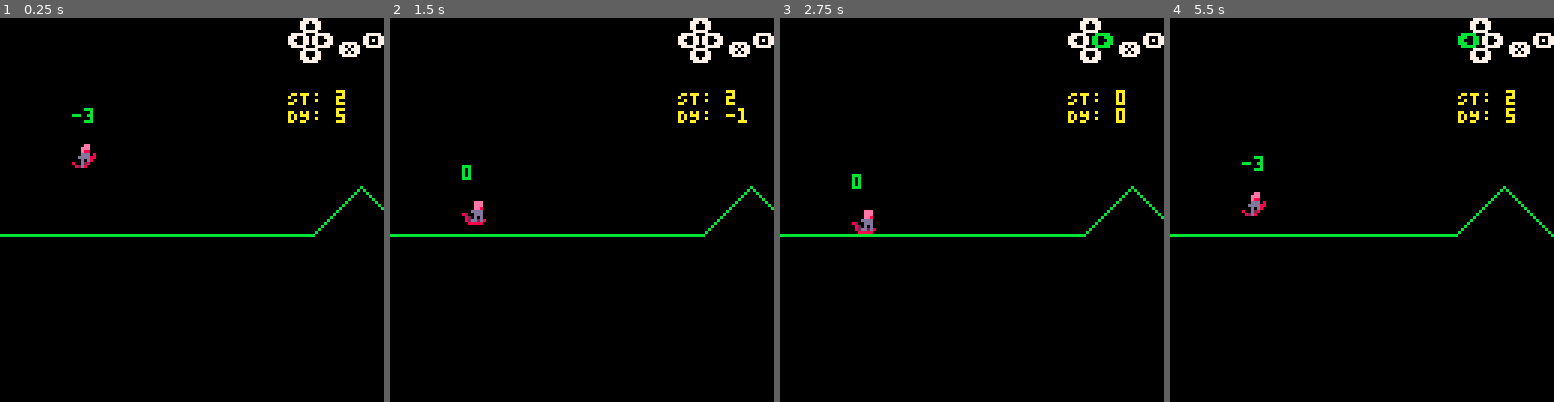
Above: before the commit, frames 1-4 (left to right).
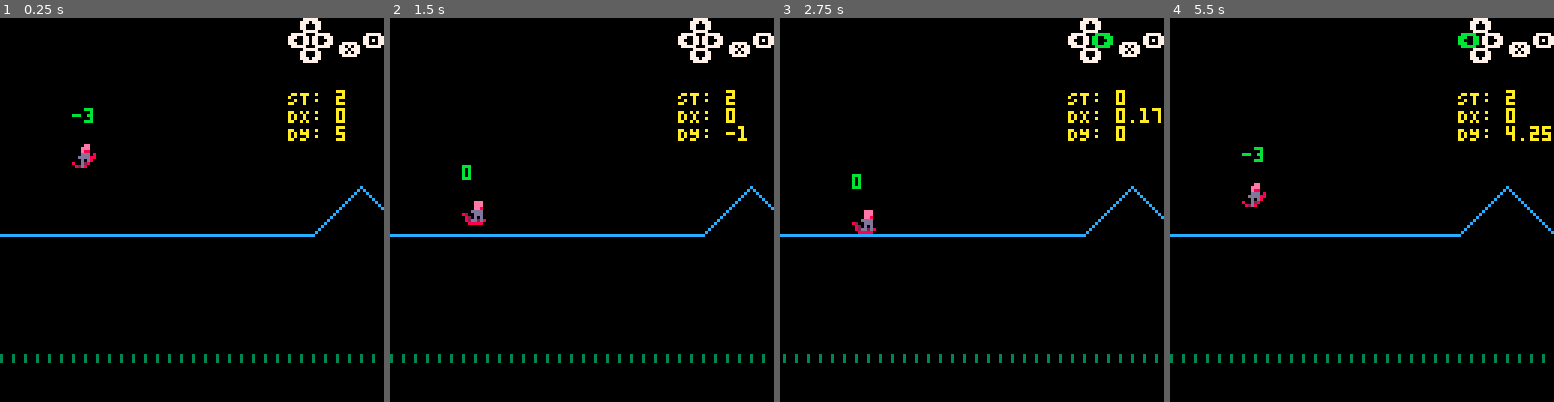
Above: after the commit, the same moments.

Repository: radicalslice/xcb
Game: PICO-8 cartridge main.p8
Same seed, same stepped clock (60 frames per second), same inputs: the game is played once before the commit and once after it.
Inputs:
- Up to frame 1 (0.25 s): no input
- Up to frame 2 (1.5 s): tap X (X key) at 0.33, 1.07 s; tap O (Z key) at 0.7 s
- Up to frame 3 (2.75 s): hold Right 1.6-2.1 s; tap O (Z key) at 1.7, 2.1, 2.5 s; tap X (X key) at 1.85 s; hold Up 2.15-2.42 s; hold Right from 2.47 s (still down)
- Up to frame 4 (5.5 s): tap O (Z key) every 0.4 s from 2.9 to 5.3 s; tap X (X key) at 2.97, 4.08, 5.2 s; release Right at 3.03 s; hold Left 3.08-3.58 s; hold Down 3.63-3.97 s; hold Right 4.02-4.68 s; hold Up 4.73-5.03 s; hold Left from 5.08 s (still down)

The runs differ from the first frame. In frame 1, 1.6% of the frame differs, in the area x 0-100%, y 24-90%; in frame 2, 1.7%; in frame 3, 1.7%; in frame 4, 2.3%.

Commit message:
Adjust ramp feel Add angle tweaking in sky

Diff:
--- a/_game.lua
+++ b/_game.lua
@@ -11,8 +11,8 @@
   player:update(y_ground, angle)
 
   -- Check for any boosts
-  local boosted_dy = find_boost(board_pos_x, level)
-  if boosted_dy != 0 then
+  local boosted_dy = find_boost(board_pos_x + player.dx, level)
+  if boosted_dy != 0 and player:near_ground(y_ground) then
     player:boosty(boosted_dy, y_ground)
   end
 end
@@ -24,7 +24,6 @@
   -- map(0, 0, 0, 0, 8, 8)
   camera(player.x - 24, 0)
 
-  player:draw()
 
   local y_base = 72
   for x_curr=-64,512 do
@@ -35,7 +34,17 @@
     if range != nil then
       y_inner, angle = range:f(y_base, x_curr)
     end
-    pset(x_curr, y_inner, 11)
+    pset(x_curr, y_inner, 12)
+  end
+
+  -- player over background
+  player:draw()
+
+  -- draw some dang background
+  for i=-32,2056 do
+    if i % 4 == 0 then
+      line(i, 112, i, 114, 3)
+    end
   end
 
   camera()
@@ -43,7 +52,8 @@
   draw_ctrls()
   -- player debug stuff
   print("ST: "..player:get_state(), 96, 24, 10)
-  print("DY: "..player.dy, 96, 30, 10)
+  print("DX: "..player.dx, 96, 30, 10)
+  print("DY: "..player.dy, 96, 36, 10)
 
   pal()
 
--- a/level.lua
+++ b/level.lua
@@ -15,6 +15,21 @@
        end,
      },
      {
+       x_min = 256,
+       x_max = 273,
+       f = function(r, y_base, x_curr)
+        return y_base - (x_curr - r.x_min), -3
+       end,
+     },
+     {
+       x_min = 272,
+       x_max = 288,
+       f = function(r, y_base, x_curr)
+        return y_base - (r.x_max - x_curr), 3
+       end,
+     },
+     --[[
+     {
        x_min = 120,
        x_max = 144,
        f = function(r, y_base, x_curr)
@@ -28,7 +43,6 @@
         return y_base - flr((r.x_max - x_curr) / 2), 2
        end,
      },
-     --[[
      {
        x_min = 164,
        x_max = 182,
@@ -40,16 +54,21 @@
    },
    boosts = {
      {
-       x = 95,
+       x = 96,
        dy = -4.5,
        used = false,
      },
+     {
+       x = 272,
+       dy = -4.5,
+       used = false,
+     },
+     --[[
      {
        x = 144,
        dy = -3.5,
        used = false,
      },
-     --[[
      {
        x = 182,
        dy = -6.5,
@@ -86,3 +105,14 @@
   end
   return 0
 end
+--
+-- Int -> Level -> Int
+function find_boost2(x, level)
+  local found = false
+  for b in all(level.boosts) do
+    if x >= b.x then
+      return b.dy
+    end
+  end
+  return 0
+end
--- a/player.lua
+++ b/player.lua
@@ -10,7 +10,6 @@
     p.dx = 0
     p.dx_max = _PLAYER_MAXDX
     p.ddx = 0.2
-    p.ddx_air = 0.1
     p.dy = 1 -- give it some initial dy
     p.ddy = 0.5 -- basically gravity
     p.angle = -3
@@ -18,22 +17,24 @@
   end,
   draw = function(p)
     spr(4+flr(p.angle), p.x, p.y, 1, 1)
-    print(p.angle, p.x, p.y-12, 11)
-  end,
-  force_angle = function(p, angle)
+    print(flr(p.angle), p.x, p.y-12, 11)
   end,
   boosty = function(p, boosted_dy, y_ground)
-    p.dy = min(-2, (p.dx / _PLAYER_MAXDX) * boosted_dy)
+    p.dy = min(-1, (p.dx / _PLAYER_MAXDX) * boosted_dy)
     -- make sure we're just above ground level first
     p.y = p.y - 0.1
+    p.dx -= p.dx\3
+    -- p.dx -= min(p.dx\3, abs(p.dy)*2)
     p.state = _PLAYER_STATE_INSKY
-    printh("boosted, y,yg,dy: "..p.y..","..y_ground..","..p.dy)
+    printh("boosted,(x,y),yg,dy: ("..p.x..","..p.y.."),"..y_ground..","..p.dy)
   end,
   bouncy = function(p, boosted_dy)
     p.dy = boosted_dy
     -- make sure we're just above ground level first
     p.y = p.y - 0.1
     p.state = _PLAYER_STATE_INSKY
+    p.dx -= p.dx\3
+    printh("bounced at x: "..p.x)
   end,
   near_ground = function(p, y_ground)
    return abs(p.y - y_ground) < 1 or p.y > y_ground
@@ -42,25 +43,39 @@
     -- printh("begin update, PY: "..p.y..", YG: "..y_ground..", S: "..p.state)
 
     local friction = 0.85
+    local airres = 0.99
     -- manipulate dx value
     if btn(4) then
       if p.state == _PLAYER_STATE_ONGROUND then -- on ground, btn held
         p.dx = min(p.dx_max, p.dx + p.ddx)
-      else
-        -- air resistance if btn held
-        if p.dx > p.dx_max then
-          p.dx -= p.ddx_air
-        end
+      elseif p.state == _PLAYER_STATE_INSKY then
+        -- air resistance
+        p.dx *= airres
       end
     elseif p.state == _PLAYER_STATE_INSKY then -- in air
-      -- air resistance if btn not held
+      -- air resistance
       if p.dx > p.dx_max then
-        p.dx -= p.ddx_air
+        p.dx *= airres
       end
     else -- on ground, no btn input
       -- apply friction
       p.dx *= friction
     end
+
+    if btn(1) then
+      if p.state == _PLAYER_STATE_INSKY then
+        p.angle = min(3, p.angle + 0.3)
+      end
+    elseif btn(0) then
+      if p.state == _PLAYER_STATE_INSKY and abs(p.dy) > 2 then
+        -- extra airres, decreased grav
+        printh("extra airres")
+        p.angle = max(-3, p.angle - 0.1)
+        p.dx *= airres
+        p.dy -= (p.ddy * 0.3)
+      end
+    end
+
     -- apply velocity
     p.x += p.dx
 
@@ -82,7 +97,6 @@
     if p:get_state() == _PLAYER_STATE_INSKY then
       p.dy = min(_PLAYER_MAXDY, p.dy + p.ddy)
       p.y = min(p.y + p.dy, y_ground)
-      printh("update: "..p.y..","..p.dy..","..y_ground)
       -- bounce if we hit the ground
       -- landing from a jump
       if p:near_ground(y_ground)
@@ -122,8 +136,9 @@
     -- force angle if we're on --a ramp-- the ground
     -- ... and velocity is not negative?
     -- if p:get_state() == _PLAYER_STATE_ONGROUND then
-    if p.y >= y_ground then
+    if p.y >= y_ground and p.dy >= 0 then
       p.angle = ground_angle
+      -- printh("changed angle to "..p.angle.." at ("..p.x..","..p.y.."), YG: "..y_ground..", DY: "..p.dy)
       p.y = y_ground
       p.dy = 0
       p.state = _PLAYER_STATE_ONGROUND
@@ -164,7 +179,7 @@
 
   end,
   get_board_center = function(p)
-    return flr(p.x + 6), flr(p.y + 8)
+    return flr(p.x + 4), flr(p.y + 8)
   end,
   get_state = function(p)
     return p.state
